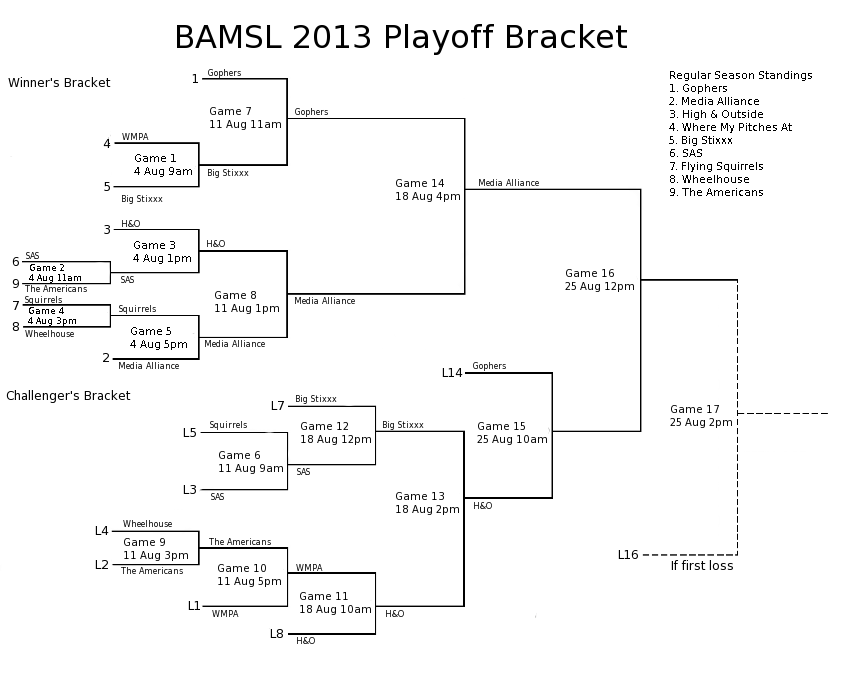
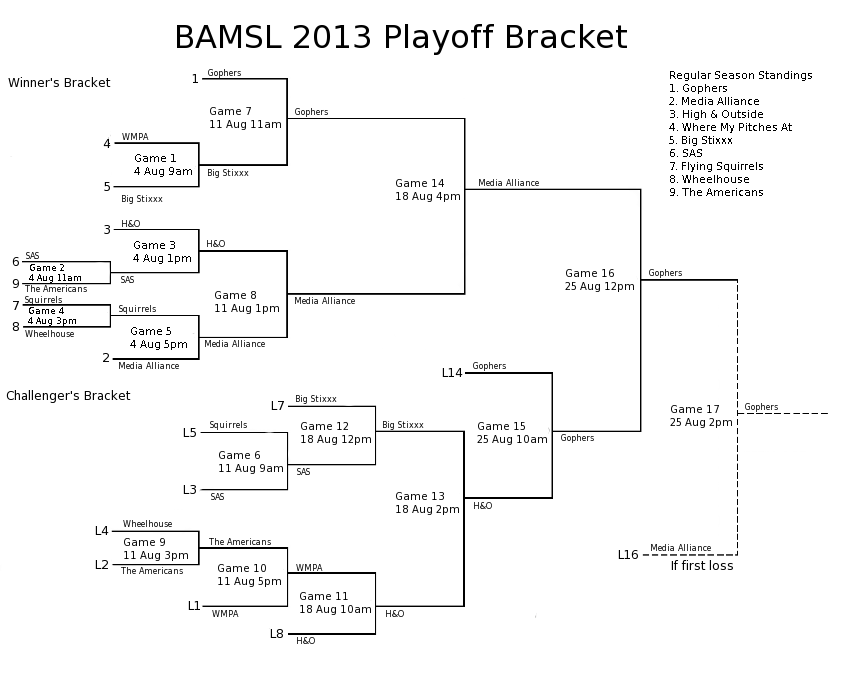
Two versions of the same layered image (850x676). Layer-by-layer changes:
painted on "Base" over [561, 269, 778, 551]
